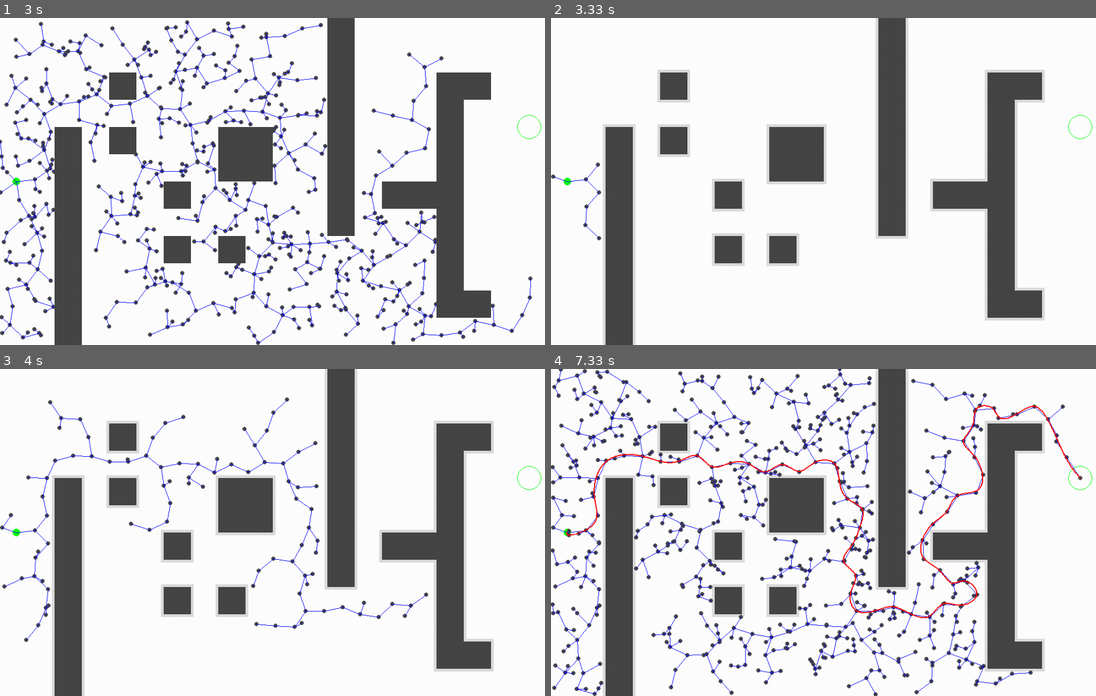
Above: before the commit, frames 1-4 (two rows, left to right).
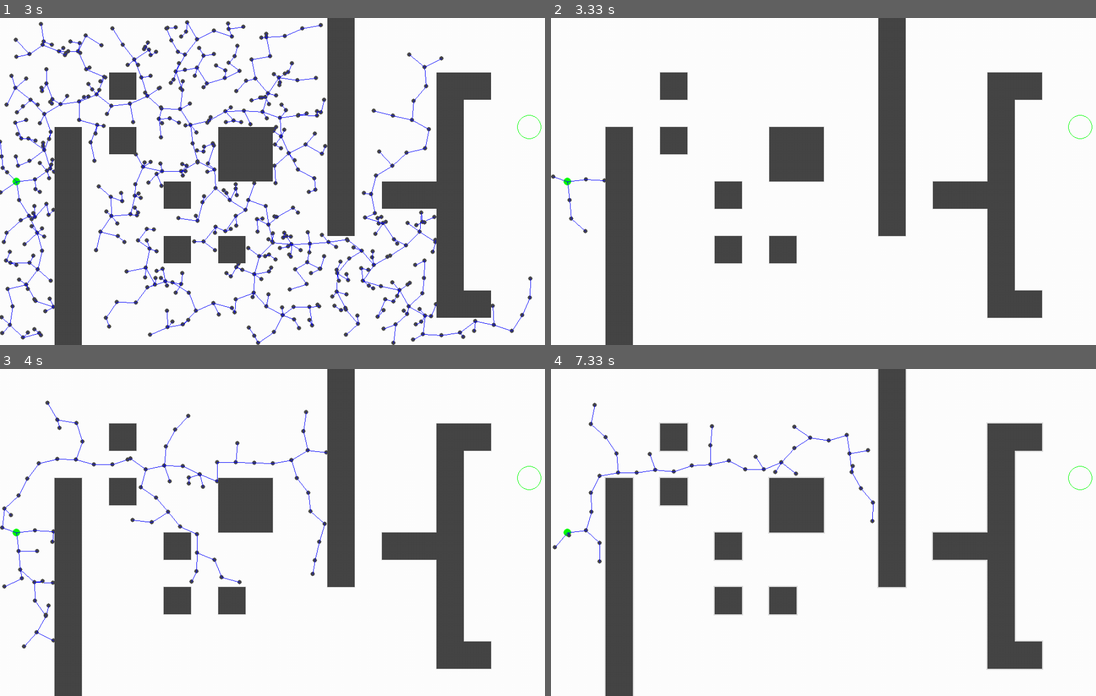
Above: after the commit, the same moments.

Repository: Alxkory/PMD_Project_group2
Game: pygame game, started from RRT_p_carsim.py
Two runs of this game, one before a commit and one after it. Both use one fixed random seed, a clock stepped at 60 frames per second and the inputs below.
Inputs:
- Up to frame 1 (3 s): no input
- Up to frame 2 (3.33 s): no input
- Up to frame 3 (4 s): no input
- Up to frame 4 (7.33 s): no input

Frame 1 is identical in both runs. In frame 2, 2.8% of the frame differs, in the area x 3-91%, y 0-100%; in frame 3, 4.9%; in frame 4, 11%, in the area x 0-98%, y 0-100%.

Commit message:
310x gerund

Diff:
--- a/RRT_p_carsim.py
+++ b/RRT_p_carsim.py
@@ -156,7 +156,7 @@
 
 
 if __name__ == '__main__':
-    num_sims = 100 # <<<<<<<<<<<<<<<<<<<<<<<<<<<<<<<<<<<<<<<<<<<<<
+    num_sims = 310 # <<<<<<<<<<<<<<<<<<<<<<<<<<<<<<<<<<<<<<<<<<<<<
 
     simulation_number_list = []
     rectangle_inflation_param_list = []
@@ -166,7 +166,8 @@
     planner_successful_list = []
     out_of_time_list = []
     for i in range(num_sims):
-        rectangle_inflation = 10*(i % 7) # <<<<<<<<<<<<<<<<<<<<<<<<<<<<<<
+        print(i)
+        rectangle_inflation = 2*(i % 31) # <<<<<<<<<<<<<<<<<<<<<<<<<<<<<<
         num_iter = None
         pathplanner_successful = None
         RRT_solution_time = None
@@ -198,7 +199,7 @@
         }
 
     )
-    save_to_pickle = False    #<<<<<<<<<<<<<<<<<<<<<<<<<<<<<<<<<<<<<<<<<<<<<<<
+    save_to_pickle = True    #<<<<<<<<<<<<<<<<<<<<<<<<<<<<<<<<<<<<<<<<<<<<<<<
     if save_to_pickle:
         df.to_pickle("rrt_+_simulation_results.pkl")
 
Binary file changed: rrt_+_simulation_results.pkl
Not shown, changed: Testing notebook.ipynb
